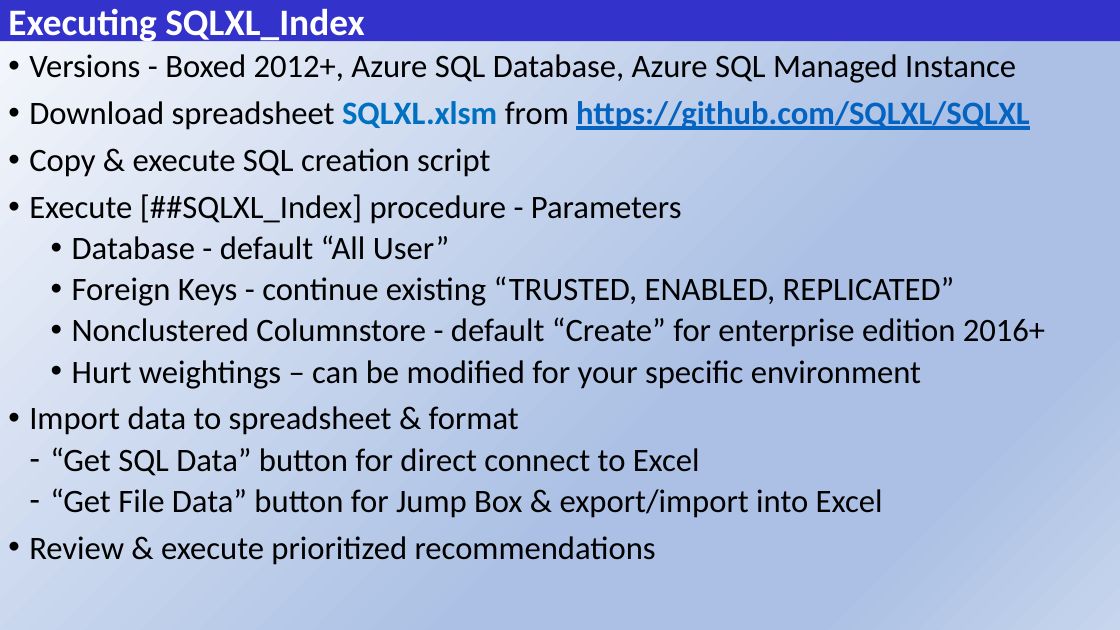
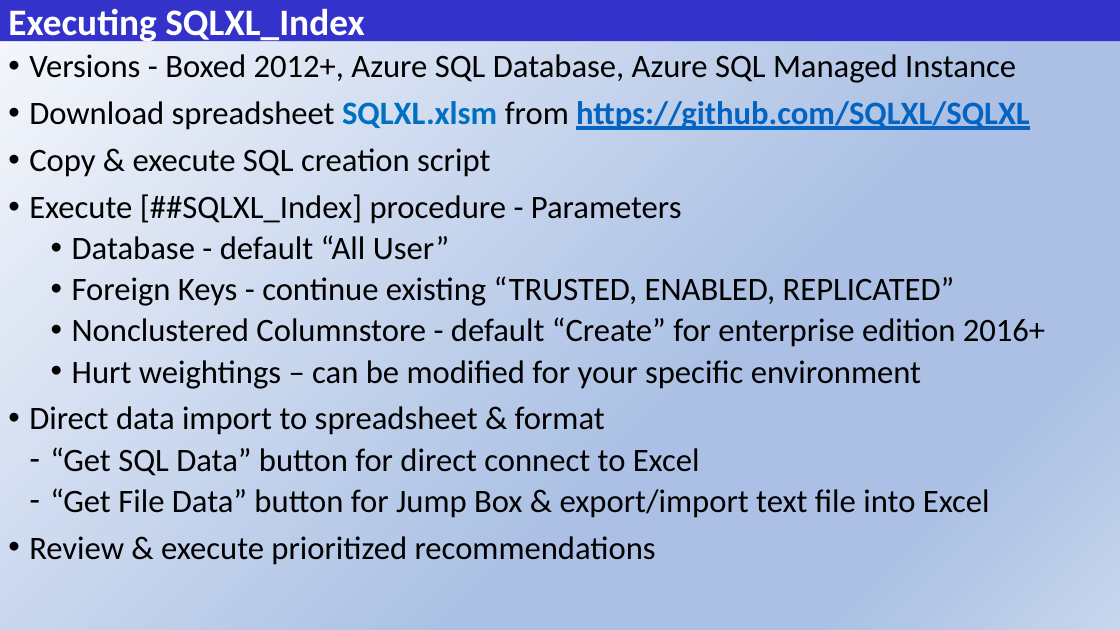
Before and after one commit to SQLXL/SQLXL, a slide deck: slide 19 of SQLXL_Index SQL Saturday South Florida 2025.pptx. Drawn at 1120x630 pixels with LibreOffice and Linux fonts; fonts in the diff are those of the drawing. Boxes give left, top, right and bottom in pixels: in the first picture for what was removed or moved away, otherwise in the second. Text is boxed around its words. In the diff, an @@ line names an element or a change of style, - is before the commit and + after.

```diff
--- a/SQLXL_Index SQL Saturday South Florida 2025.pptx
+++ b/SQLXL_Index SQL Saturday South Florida 2025.pptx
@@ text at (29,406,605,435): text changed @@
-• Import data to spreadsheet & format
+• Direct data import to spreadsheet & format
@@ text at (50,488,990,518): text changed @@
-  ‐ “Get File Data” button for Jump Box & export/import into Excel
+  ‐ “Get File Data” button for Jump Box & export/import text file into Excel
```
Also in this commit, not shown: 9 other slides changed, 1 slide added, 1 slide removed, 1 other file.
